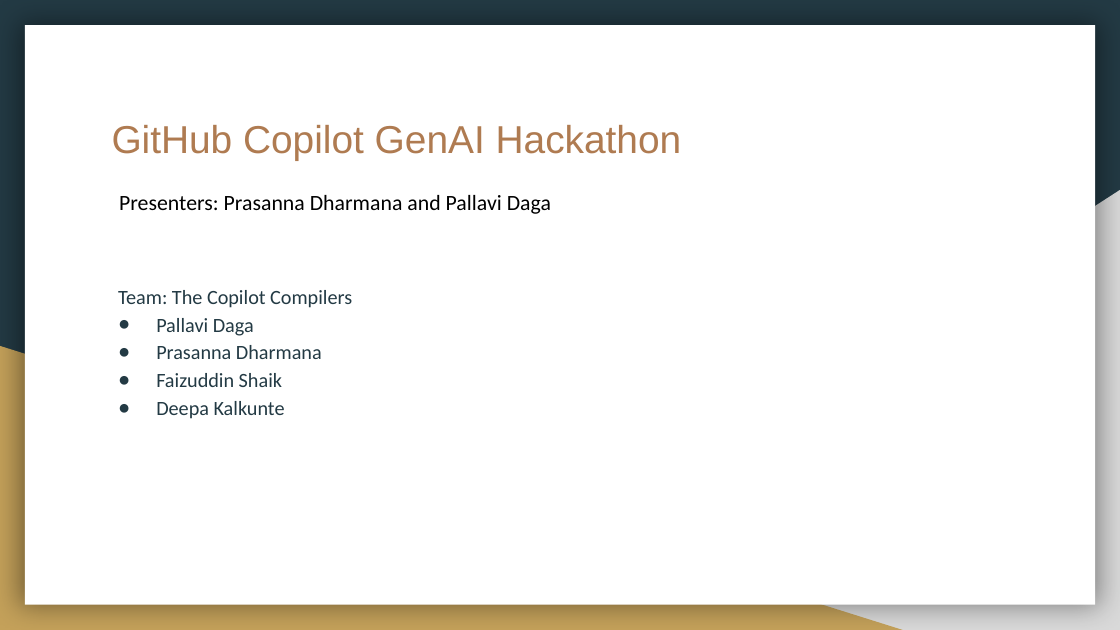
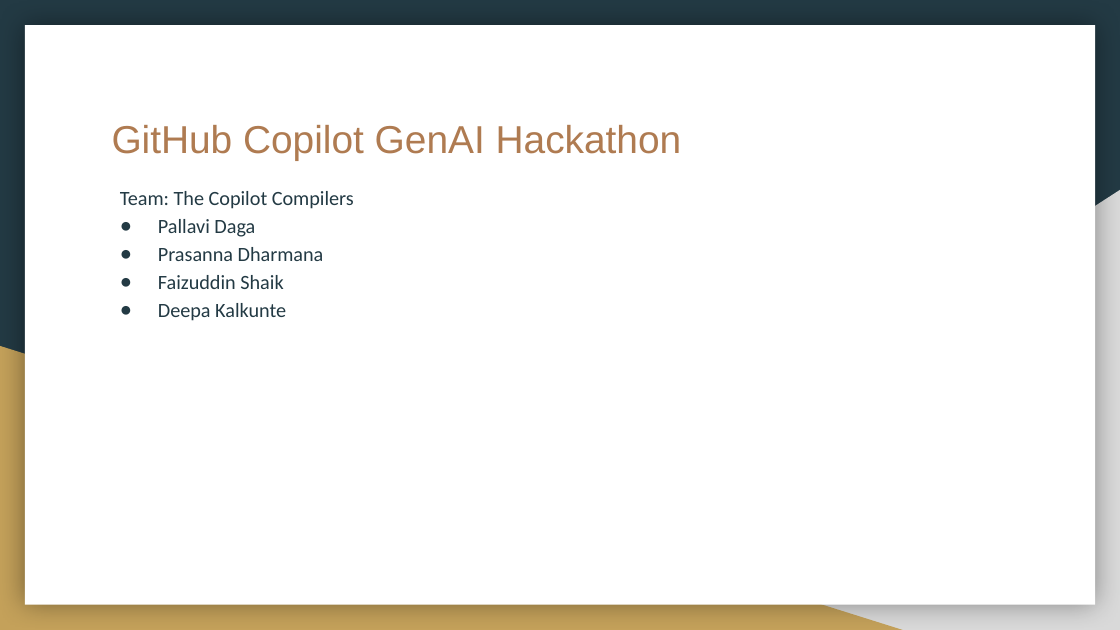
Before and after one commit to prasisiri/copilot-compiler-artifacts, a slide deck: slide 1 of GenAI Copilot Hackathon.pptx. Drawn at 1120x630 pixels with LibreOffice and Linux fonts; fonts in the diff are those of the drawing. Boxes give left, top, right and bottom in pixels: in the first picture for what was removed or moved away, otherwise in the second. Text is boxed around its words. In the diff, an @@ line names an element or a change of style, - is before the commit and + after.

```diff
--- a/GenAI Copilot Hackathon.pptx
+++ b/GenAI Copilot Hackathon.pptx
@@ text "Team: The Copilot Compilers": place and size @@
-text "Team: The Copilot Compilers" at box(118, 290, 352, 419)
+text "Team: The Copilot Compilers" at box(120, 191, 354, 321)
@@ text removed at box(119, 195, 551, 214) @@
-Presenters: Prasanna Dharmana and Pallavi Daga
@@ text at box(120, 191, 354, 209): indent changed @@
@@ right triangle removed at box(439, 190, 1120, 630) @@
@@ freeform shape added at box(439, 190, 1120, 630), fill #D9D9D9 @@
@@ right triangle removed at box(0, 346, 903, 630) @@
@@ freeform shape added at box(0, 346, 903, 630), fill #C4A15A @@
```
Also in this commit, not shown: 4 other slides changed.
